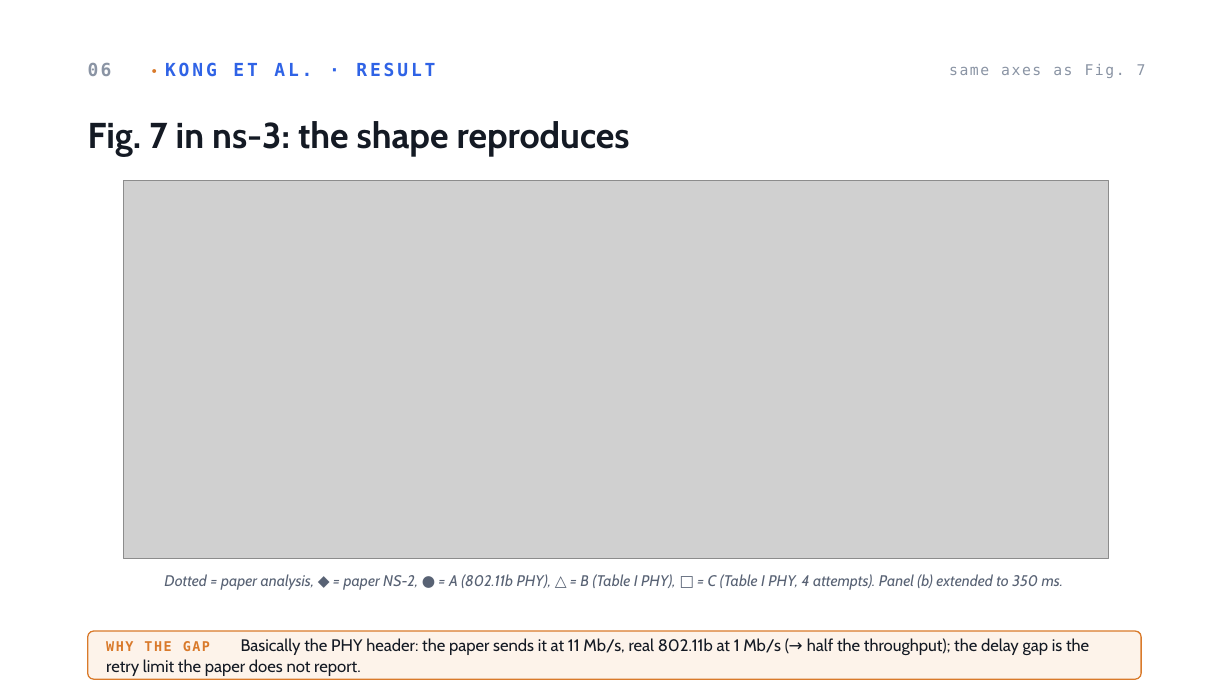
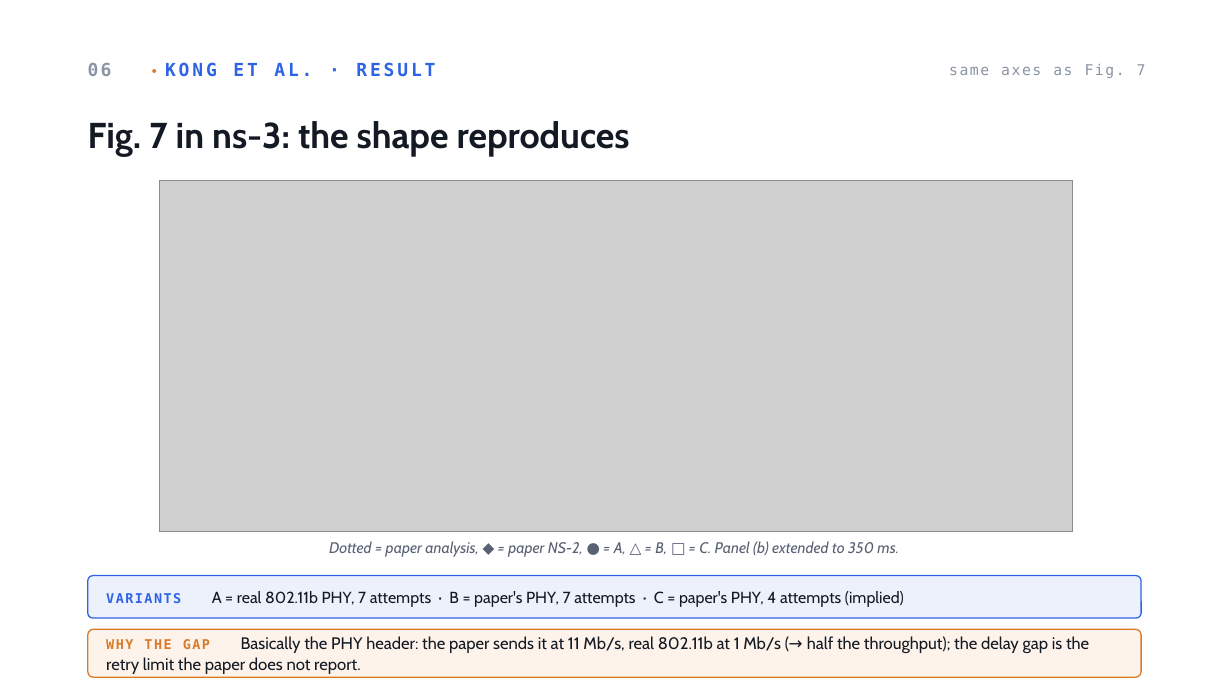
Before and after one commit to AhmadRifqi86/MWN-2026-M11402804-Rifqi, a slide deck: slide 7 of assets/ppt/a4-M11402804-AhmadRifqi.pptx. Drawn at 1232x693 pixels with LibreOffice and Linux fonts; fonts in the diff are those of the drawing; grey boxes stand for pictures. Boxes give left, top, right and bottom in pixels: in the first picture for what was removed or moved away, otherwise in the second. Text is boxed around its words. In the diff, an @@ line names an element or a change of style, - is before the commit and + after.

```diff
--- a/assets/ppt/a4-M11402804-AhmadRifqi.pptx
+++ b/assets/ppt/a4-M11402804-AhmadRifqi.pptx
@@ picture: place and size @@
-picture at bbox=[124, 180, 1109, 559]
+picture at bbox=[160, 180, 1073, 531]
@@ text at bbox=[329, 541, 899, 557]: text changed @@
-Dotted = paper analysis, ◆ = paper NS-2, ● = A (802.11b PHY), △ = B (Table I PHY), □ = C (Table I PHY, 4 attempts). Panel (b) extended to 350 ms.
+Dotted = paper analysis, ◆ = paper NS-2, ● = A, △ = B, □ = C. Panel (b) extended to 350 ms.
@@ rounded rectangle: place and size @@
-rounded rectangle at bbox=[88, 631, 1141, 679]
+rounded rectangle at bbox=[88, 576, 1141, 618]
@@ rounded rectangle at bbox=[88, 576, 1141, 618]: fill #FDF3EA to #ECF1FC; outline #D97A2B 1 pt to #2F63E6 1 pt @@
@@ text added at bbox=[106, 591, 904, 607], 12.5 pt, text #141A24 @@
+VARIANTS A = real 802.11b PHY, 7 attempts · B = paper's PHY, 7 attempts · C = paper's PHY, 4 attempts (implied)
@@ rounded rectangle added at bbox=[88, 629, 1141, 677], fill #FDF3EA, outline #D97A2B 1 pt @@
```
Also in this commit, not shown: 1 other file.
